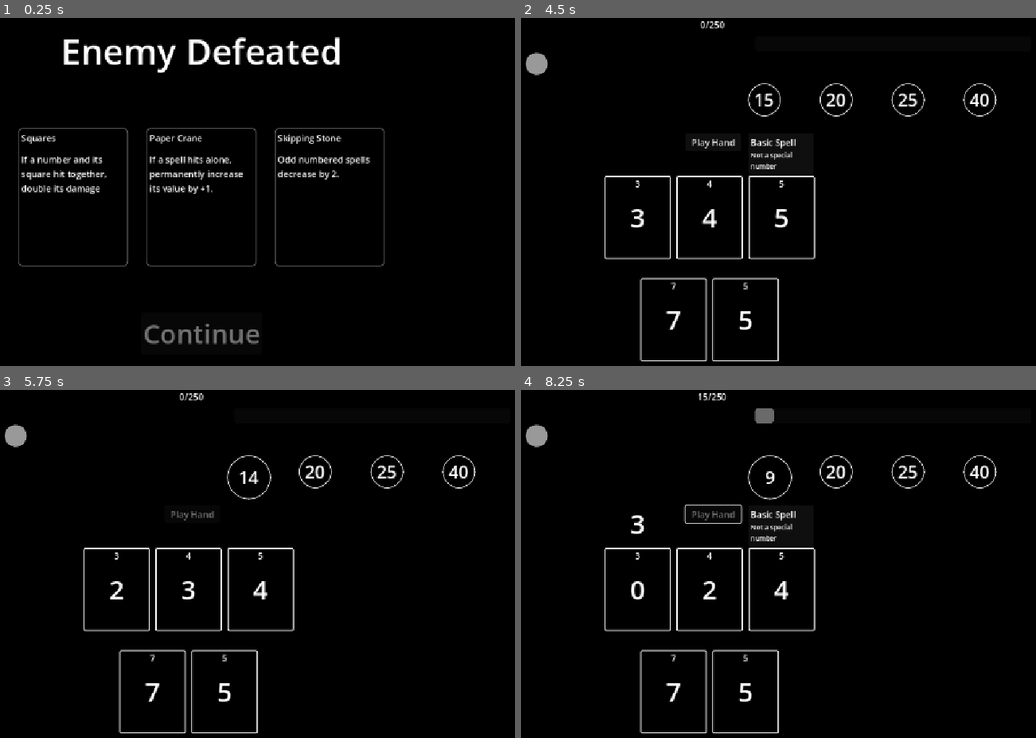
Above: before the commit, frames 1-4 (two rows, left to right).
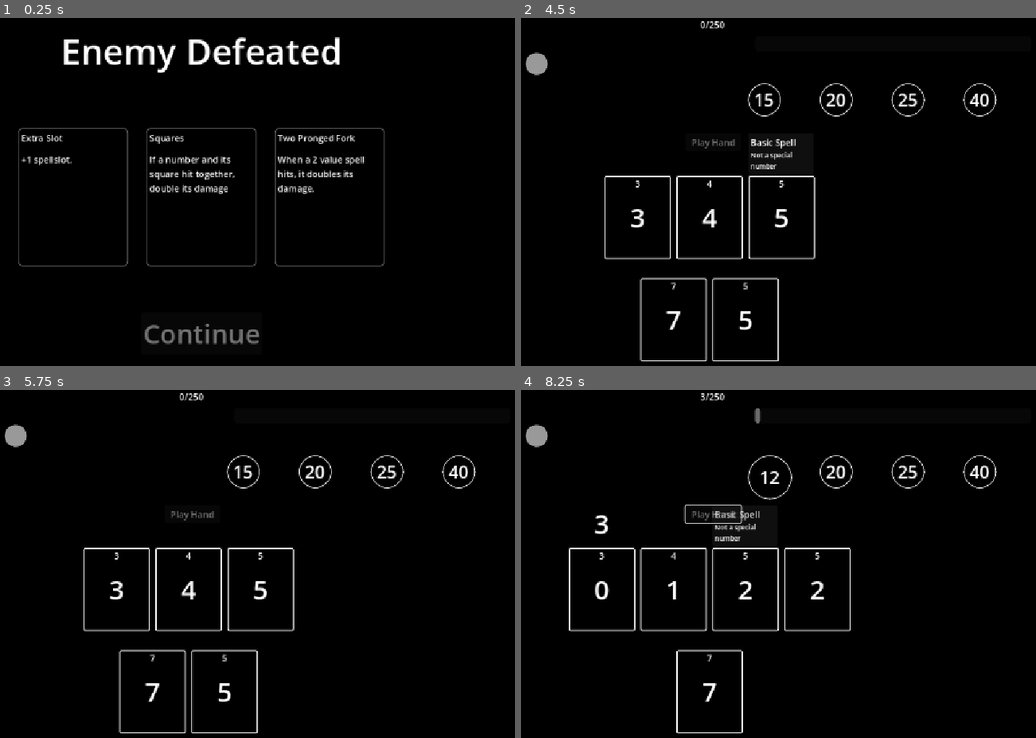
Above: after the commit, the same moments.

Repository: rileylyman/my-magic-gun-that-hates-me
Game: Godot game, scene res://src/choose-artifact.tscn
Same seed, same stepped clock (60 frames per second), same inputs: the game is played once before the commit and once after it. This scene is started directly instead of the project's main scene.
Inputs (mouse positions are in pixels of both pictures, inside the frame that each line leads up to):
- Up to frame 1 (0.25 s): no input
- Up to frame 2 (4.5 s): tap Enter at 0.5, 3.5 s; move the mouse to (593, 195) at 0.52 s; hold Right (move_right) 0.53-1.25 s; click (593, 195) at 0.67 s; click "Continue" at 1.25 s; click "Jackal: 250 hp (enemy1.tres)" at 2 s; tap Space at 2.75, 4.25 s; move the mouse to (639, 320) at 2.77 s; hold Down (move_down) 2.78-3.53 s; click (639, 320) at 2.92 s; move the mouse to (603, 320) at 3.52 s; hold Right (move_right) 3.53-4.28 s; click (603, 320) at 3.67 s; move the mouse to (711, 320) at 4.27 s; hold Up (move_up) from 4.28 s (still down); click (711, 320) at 4.42 s
- Up to frame 3 (5.75 s): release Up (move_up) at 5 s; click (190, 515) at 5 s, where only the run before the commit has a clickable "Play Hand"
- Up to frame 4 (8.25 s): move the mouse to (747, 692) at 5.77 s; hold Left (move_left) 5.78-6.5 s; click (747, 692) at 5.92 s; click (711, 515) at 6.5 s, where only the run after the commit has a clickable "Play Hand"; move the mouse to (675, 692) at 7.27 s; hold Left (move_left) 7.28-8.03 s; click (675, 692) at 7.42 s; tap Enter at 8 s; move the mouse to (752, 567) at 8.02 s; hold Down (move_down) from 8.03 s (still down); click (752, 567) at 8.17 s

The runs differ from the first frame. In frame 1, 2.3% of the frame differs, in the area x 4-72%, y 33-51%; in frame 2, less than 0.1%; in frame 3, 0.6%; in frame 4, 3.7%, in the area x 9-64%, y 0-99%.

Commit message:
Artifacts
Some artifacts

Diff:
--- /dev/null
+++ b/resources/artifacts/SpellScope.tscn
@@ -0,0 +1,3 @@
+[gd_scene format=3 uid="uid://cedlntdihb66l"]
+
+[node name="SpellScope" type="Node2D" unique_id=1707590908]
--- /dev/null
+++ b/resources/artifacts/hand_trick.gd
@@ -0,0 +1,8 @@
+extends Artifact
+var min = 0
+func post_tick_callback(state: TickState) -> void:
+	min =  100000000000000000
+	for c in state.hand:
+		if c.max_value < min:
+			min = c.max_value
+	state.score_mult *= min
--- /dev/null
+++ b/resources/artifacts/hand_trick.tscn
@@ -0,0 +1,8 @@
+[gd_scene format=3 uid="uid://ccutdm8rjy7i4"]
+
+[ext_resource type="Script" uid="uid://dwowohefvarka" path="res://resources/artifacts/hand_trick.gd" id="1_jg1p8"]
+
+[node name="HandTrick" type="Node2D" unique_id=48861732]
+script = ExtResource("1_jg1p8")
+title = "Hand Trick"
+description = "Multiply damage by the lowest value spell in your hand."
--- /dev/null
+++ b/resources/artifacts/spell_scope.gd
@@ -0,0 +1,9 @@
+extends Artifact
+var i = 0
+func post_tick_callback(state: TickState) -> void:
+	i = 0
+	for c in state.cards:
+		if c.curr <= 0:
+			i = i +1
+	if i == 1:
+		state.score_mult *= 2
--- /dev/null
+++ b/resources/artifacts/spell_scope.tscn
@@ -0,0 +1,8 @@
+[gd_scene format=3 uid="uid://bdu026fves47q"]
+
+[ext_resource type="Script" uid="uid://cb8n20hg3pps4" path="res://resources/artifacts/spell_scope.gd" id="1_fiuku"]
+
+[node name="SpellScope" type="Node2D" unique_id=1486033492]
+script = ExtResource("1_fiuku")
+title = "Spell Scope"
+description = "If a spell hits alone, double it's damage."
--- a/resources/artifacts/squares.gd
+++ b/resources/artifacts/squares.gd
@@ -1,7 +1,8 @@
+
 extends Artifact
 
 func post_tick_callback(state: TickState) -> void:
-    for c in state.cards:
-        for other in state.cards:
-            if c.max_value == other.max_value * other.max_value:
-                state.score_mult *= 2
+	for c in state.cards:
+		for other in state.cards:
+			if c.max_value == other.max_value * other.max_value:
+				state.score_mult *= 2
--- /dev/null
+++ b/resources/artifacts/the_magic_circle.gd
@@ -0,0 +1,7 @@
+extends Artifact
+
+func post_tick_callback(state: TickState) -> void:
+	for c in state.cards:
+		if c.curr > 0:
+			return
+	state.score_mult *= 3
--- /dev/null
+++ b/resources/artifacts/the_magic_circle.tscn
@@ -0,0 +1,8 @@
+[gd_scene format=3 uid="uid://d3tbjs3n8cuhw"]
+
+[ext_resource type="Script" uid="uid://dnvt7iwqg7ep3" path="res://resources/artifacts/the_magic_circle.gd" id="1_qaai1"]
+
+[node name="TheMagicCircle" type="Node2D" unique_id=838347528]
+script = ExtResource("1_qaai1")
+title = "Magic Circle"
+description = "If all spells hit on the same tick, triple the damage dealt."
--- /dev/null
+++ b/resources/artifacts/two_pronged_trident.gd
@@ -0,0 +1,6 @@
+extends Artifact
+
+func post_tick_callback(state: TickState) -> void:
+	for c in state.cards:
+		if c.max_value == 2:
+			state.score_mult *= 2
--- /dev/null
+++ b/resources/artifacts/two_pronged_trident.tscn
@@ -0,0 +1,8 @@
+[gd_scene format=3 uid="uid://c3ep1s4vmo2xq"]
+
+[ext_resource type="Script" uid="uid://bd7opahbun7i4" path="res://resources/artifacts/two_pronged_trident.gd" id="1_3tn70"]
+
+[node name="TwoProngedTrident" type="Node2D" unique_id=251644683]
+script = ExtResource("1_3tn70")
+title = "Two Pronged Fork"
+description = "When a 2 value spell hits, it doubles its damage."
--- a/src/artifact.gd
+++ b/src/artifact.gd
@@ -5,7 +5,7 @@
 @export_multiline var description: String
 
 func pre_tick_callback(_state: TickState) -> void:
-    pass
+	pass
 
 func post_tick_callback(_state: TickState) -> void:
-    pass
+	pass
--- a/src/game_manager.gd
+++ b/src/game_manager.gd
@@ -85,6 +85,7 @@
 	if _accum > 1.0:
 		_accum -= 1.0
 		var tick_state := TickState.new()
+		tick_state.hand = hand
 		for c in chosen:
 			tick_state.cards.append(c)
 
--- a/src/tick_state.gd
+++ b/src/tick_state.gd
@@ -2,6 +2,7 @@
 extends Object
 
 var cards: Array[Card] = []
+var hand: Array[Card] = []
 var score_add: int = 0
 var score_mult: int = 1
 var should_fire: bool = false
Not shown, added: resources/artifacts/hand_trick.gd.uid
Not shown, added: resources/artifacts/spell_scope.gd.uid
Not shown, added: resources/artifacts/the_magic_circle.gd.uid
Not shown, added: resources/artifacts/two_pronged_trident.gd.uid
